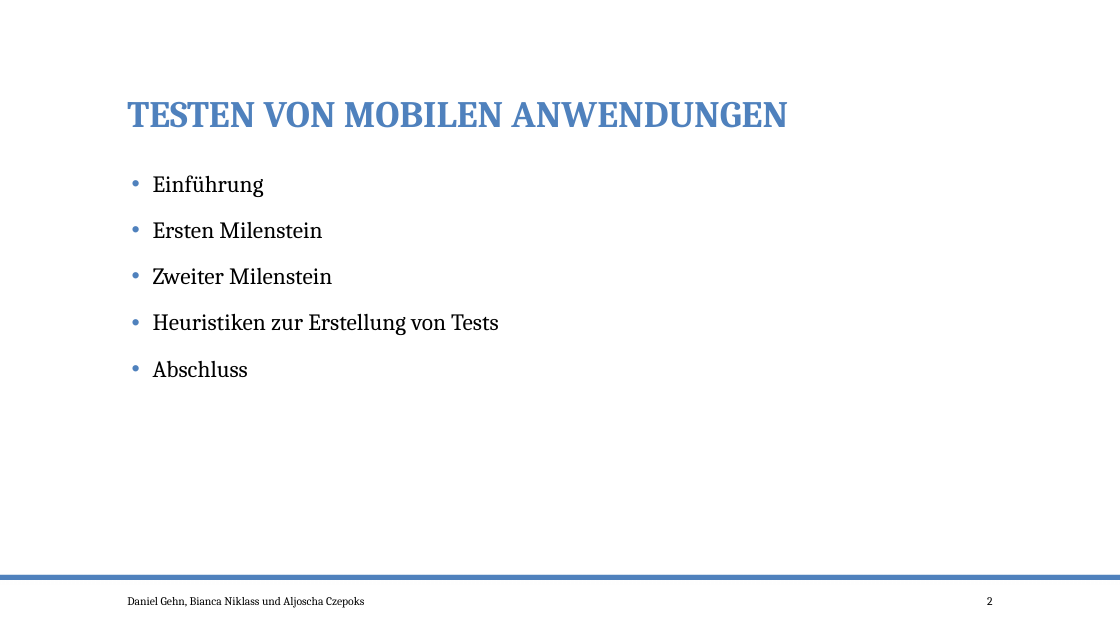
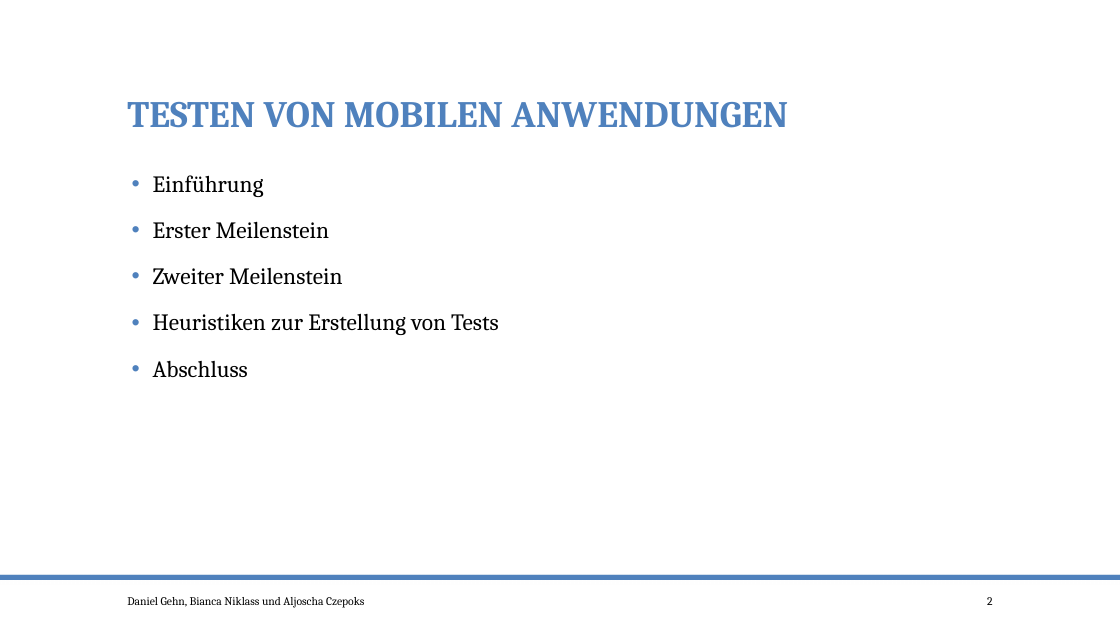
Before and after one commit to po-test-ws-2015/test-cycle, a slide deck: slide 2 of TestenMileStone3.pptx. Drawn at 1120x630 pixels with LibreOffice and Linux fonts; fonts in the diff are those of the drawing. Boxes give left, top, right and bottom in pixels: in the first picture for what was removed or moved away, otherwise in the second. Text is boxed around its words. In the diff, an @@ line names an element or a change of style, - is before the commit and + after.

Commit message:
Fixed typos

```diff
--- a/TestenMileStone3.pptx
+++ b/TestenMileStone3.pptx
@@ text at box(153, 221, 342, 285): text changed @@
-• Ersten Milenstein
-• Zweiter Milenstein
+• Erster Meilenstein
+• Zweiter Meilenstein
```
Also in this commit, not shown: 2 other slides changed.
